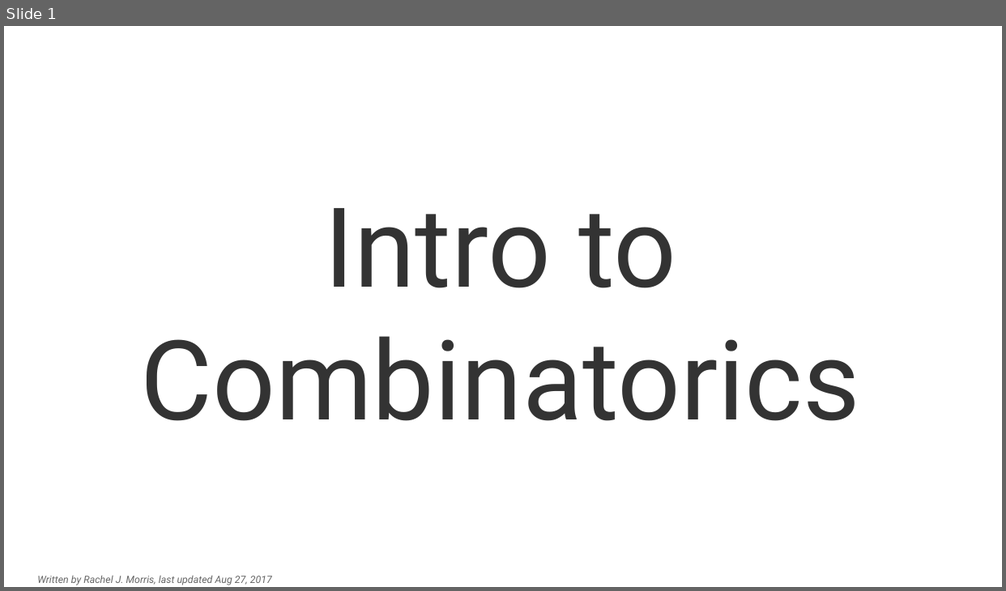
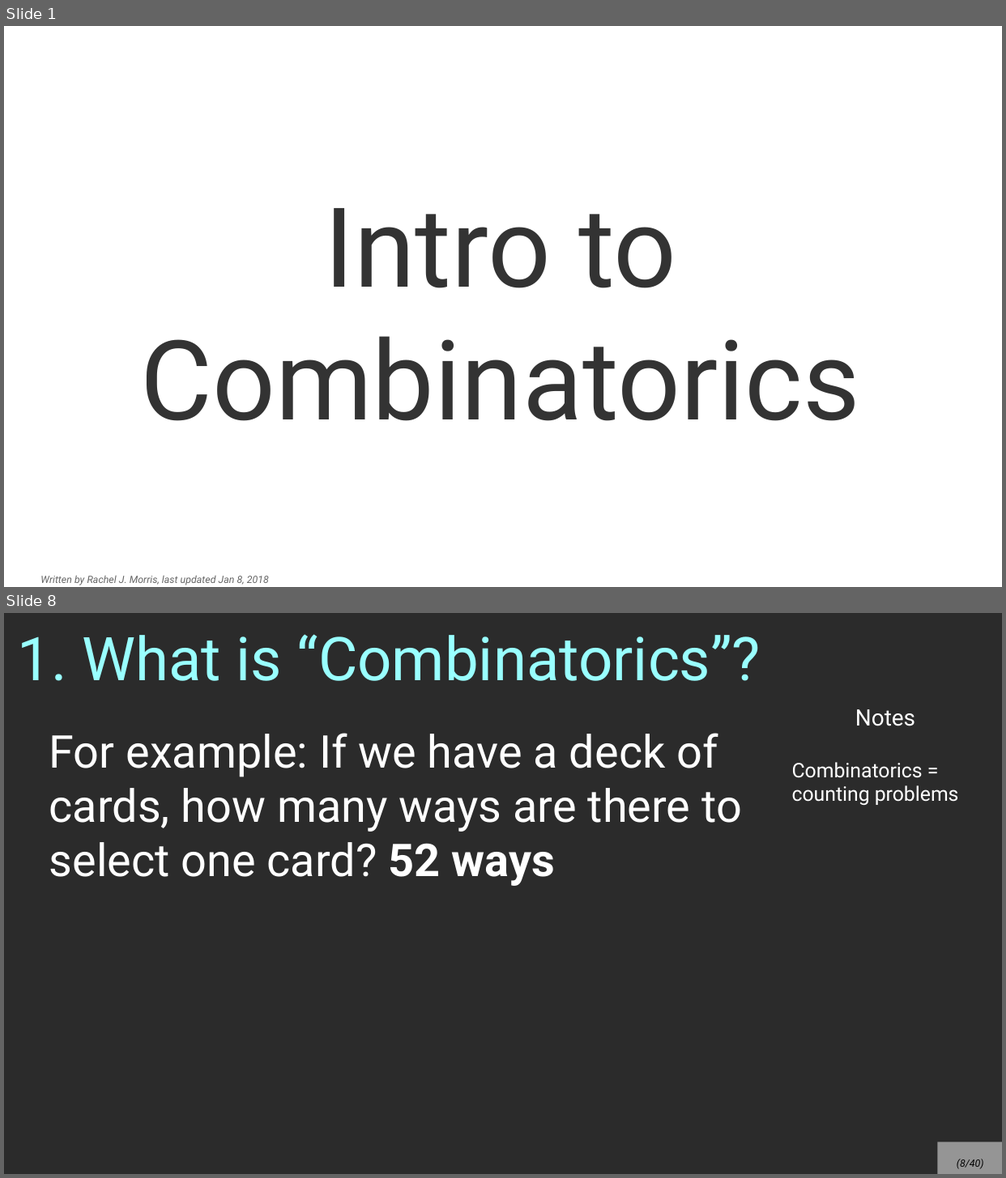
Before and after one commit to nguyenchithien/CS211-Discrete-Structures-II, a slide deck: Lectures/Lecture 5.1.odp. Shown one above the other, each under a label of ours: slide 1 before the commit, slides 1 and 8 after it; the slides between them are not shown. The pictures are 1006x591 and 1006x1178 pixels, drawn with LibreOffice and Linux fonts; fonts in the diff are those of the drawing; background and template pictures are left out; a plain dark background stands for a picture behind light text. Boxes give left, top, right and bottom in pixels: in the first picture for what was removed or moved away, otherwise in the second. Text is boxed around its words. In the diff, an @@ line names an element or a change of style, - is before the commit and + after.

```diff
--- a/Lectures/Lecture 5.1.odp
+++ b/Lectures/Lecture 5.1.odp
@@ slide 8 added at bbox=[4, 613, 1002, 1174], background picture (left out) @@
@@ title added at bbox=[18, 634, 761, 681], 48 pt, text #99FFFF @@
+1. What is “Combinatorics”?
@@ text added at bbox=[792, 709, 959, 805], 16 pt, text #FFFFFF @@
+Notes
+Combinatorics = counting problems
@@ text added at bbox=[49, 733, 742, 886], 36 pt, text #FFFFFF @@
+For example: If we have a deck of cards, how many ways are there to select one card? 52 ways
@@ page number added at bbox=[938, 1143, 1002, 1174], fill #FFFFFF at 50% opacity, 8 pt, text #000000, italic @@
+(8/40)
@@ slide 1 changed as well @@
@@ text at bbox=[40, 575, 269, 586]: text changed @@
-Written by Rachel J. Morris, last updated Aug 27, 2017
+Written by Rachel J. Morris, last updated Jan 8, 2018
```
Also in this commit, not shown: 38 other slides added, 4 slides removed, 2 other files.
